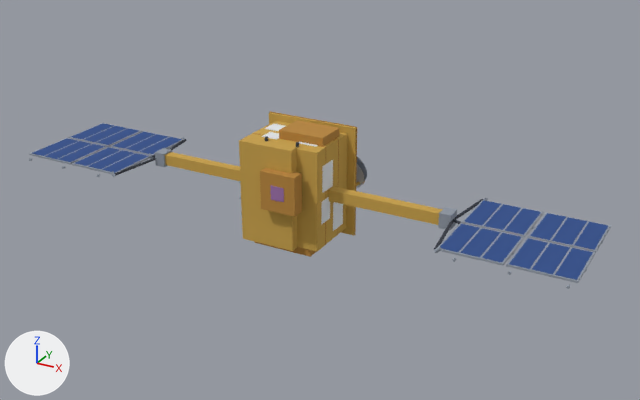
Renders of the glTF model site/models/gcom-w.glb from each side of a commit.
One viewpoint serves both versions: a 50 mm lens placed at (12.16, -20.65, 10.0), pointed at (0.51, 0.52, -0.59). Lighting does not change. The marker at lower left points along +X, +Y and +Z. The picture after the commit comes second. Where no turn or scale is listed for an object, it has been applied to the vertices. Vertices at exactly the same position are counted once.

The older version as bpy lines, for what is in view:
```python
me_body = bpy.data.meshes.new('body')
me_body.from_pydata(...)  # 5978 vertices, 7816 faces; spans x -8.7..8.7, y -2.6..2.6, z -1.6..1.6
# faces by material slot: [808, 4648, 832, 1344, 24, 160]
me_body.materials.append(mat_own__e3e7ed)  # white #e3e7ed
me_body.materials.append(mat_own__8f97a3)  # grey #8f97a3
me_body.materials.append(mat_own__3a3f4a)  # greyish blue #3a3f4a
me_body.materials.append(mat_own__d5dae2)  # light grey #d5dae2
me_body.materials.append(mat_own__5b6370)  # greyish blue #5b6370
me_body.materials.append(mat_own__22252b)  # black #22252b
me_foil = bpy.data.meshes.new('foil')
me_foil.from_pydata(...)  # 1140 vertices, 1860 faces; spans x -1.0..1.0, y -0.49..0.49, z -0.38..0.38
# faces by material slot: [1056, 788, 16]
me_foil.materials.append(mat_own__c9a24a)  # orange #c9a24a
me_foil.materials.append(mat_own__b8863b)  # orange #b8863b
me_foil.materials.append(mat_own__b9bec6)  # light grey #b9bec6
me_solar_panel = bpy.data.meshes.new('solar-panel')
me_solar_panel.from_pydata(...)  # 114 vertices, 72 faces; spans x -8.6..8.6, y -1.7..1.7, z -0.2..0.2
# faces by material slot: [24, 48]
me_solar_panel.materials.append(mat_own__9b6fa8)  # purple #9b6fa8
me_solar_panel.materials.append(mat_own__2e4e8c)  # blue #2e4e8c
ob_body = bpy.data.objects.new('body', me_body)
ob_body.location = (0.0, 0.51, 0.0)
ob_foil = bpy.data.objects.new('foil', me_foil)
ob_foil.location = (0.0, 0.82, 0.0)
ob_foil.scale = (4.6, 4.6, 4.6)
ob_solar_panel = bpy.data.objects.new('solar-panel', me_solar_panel)
ob_solar_panel.location = (0.0, -0.2, 0.27)
```
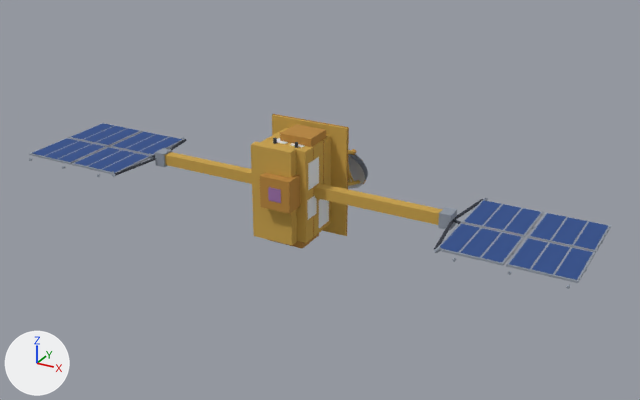
Where the newer file only moved an object's origin or applied its transform, the numbers keep the older frame.

What differs and where, as boxes [x1, y1, x2, y2] in the pictures (640 x 400 px; the box of a moved part takes in the faces that stretch with it):
'foil', reshaped, moved, rescaled (7% shorter): before [165, 112, 443, 257]; after [165, 114, 443, 249]
'solar-panel', reshaped: before [32, 123, 608, 280]; after [33, 123, 608, 280]
'body', reshaped, moved: [29, 123, 611, 289] in both
part 1 of me_foil, rebuilt (14% shorter): before [260, 168, 302, 217]; after [260, 172, 300, 214]
part 2 of me_foil, rebuilt (12% wider, 7% taller): before [328, 186, 443, 225]; after [314, 183, 443, 225]
part 3 of me_foil, rebuilt (mostly hidden): before [255, 242, 316, 257]; after [267, 233, 319, 249]
part 4 of me_foil, rebuilt (20% narrower, 9% shorter): before [239, 138, 297, 251]; after [251, 142, 297, 245]
part 5 of me_foil, rebuilt (31% narrower, 12% shorter): before [245, 121, 347, 252]; after [261, 128, 331, 243]
part 6 of me_foil, rebuilt (23% narrower, 11% shorter): before [279, 120, 339, 146]; after [280, 124, 326, 147]
part 7 of me_foil, rebuilt (38% narrower, 12% shorter): before [253, 133, 326, 245]; after [269, 138, 314, 237]
part 8 of me_foil, added (orange): after [272, 115, 348, 236]
part 9 of me_foil, added: after [273, 114, 349, 236]
part 10 of me_foil, added: after [280, 132, 324, 230]
part 11 of me_foil, deleted: before [269, 112, 357, 231]
part 12 of me_foil, moved or reshaped (mostly hidden afterwards): before [269, 112, 365, 236]; after [348, 149, 366, 186]
part 13 of me_solar_panel, moved or reshaped: before [270, 186, 284, 202]; after [268, 187, 281, 203]
part 14 of me_body, moved or reshaped (not visible afterwards): before [265, 124, 285, 131]
part 15 of me_body, moved or reshaped: before [333, 202, 343, 231]; after [319, 199, 329, 228]
part 16 of me_body, moved or reshaped: before [322, 160, 333, 193]; after [308, 157, 319, 190]
part 17 of me_body, moved or reshaped: before [321, 197, 330, 225]; after [307, 196, 317, 219]
part 18 of me_body, moved or reshaped: before [29, 123, 611, 289]; after [29, 123, 609, 289]

What changed in the scene script:
```text
Change me_foil:
    used by ob_foil; location = (0.0, 0.82, 0.0); scale = (4.6, 4.6, 4.6)
    remove me_foil.from_pydata(...)  # 1140 vertices, 1860 faces; spans x -1.0..1.0, y -0.49..0.49, z -0.38..0.38
    add me_foil.from_pydata(...)  # 1316 vertices, 2172 faces; spans x -1.0..1.0, y -0.48..0.48, z -0.37..0.37
    me_foil part 1: the loose piece of 146 vertices spanning x -0.07..0.17, y -0.49..-0.41, z -0.06..0.19 is rebuilt with 80 vertices and now spans x -0.08..0.12, y -0.48..-0.35, z -0.06..0.15
    me_foil part 2: the loose piece of 88 vertices spanning x 0.26..1.0, y -0.23..-0.17, z -0.04..0.04 is rebuilt with 162 vertices and now spans x 0.16..1.0, y -0.25..-0.18, z -0.04..0.04
    me_foil part 3: the loose piece of 76 vertices spanning x -0.21..0.21, y -0.36..-0.1, z -0.38..-0.32 is rebuilt with 118 vertices and now spans x -0.13..0.13, y -0.34..-0.13, z -0.35..-0.3
    me_foil part 4: the loose piece of 62 vertices spanning x -0.25..0.12, y -0.43..-0.37, z -0.33..0.33 is rebuilt with 38 vertices and now spans x -0.18..0.1, y -0.42..-0.36, z -0.31..0.31
    me_foil part 5: the loose piece of 60 vertices spanning x -0.26..0.26, y -0.37..0.02, z -0.33..0.33 is rebuilt with 32 vertices and now spans x -0.16..0.16, y -0.35..-0.03, z -0.3..0.3
    me_foil part 6: the loose piece of 44 vertices spanning x -0.07..0.24, y -0.27..-0.05, z 0.32..0.38 is rebuilt with 44 vertices and now spans x -0.06..0.15, y -0.27..-0.08, z 0.3..0.35
    me_foil part 7: the loose piece of 30 vertices spanning x -0.26..0.26, y -0.27..-0.26, z -0.33..0.33 is rebuilt with 24 vertices and now spans x -0.16..0.16, y -0.26, z -0.3..0.3
    me_foil part 8: a new loose piece of 60 vertices spanning x -0.27..0.27, y -0.03..-0.02, z -0.37..0.37, in mat_own__c9a24a (orange #c9a24a)
    me_foil part 9: a new loose piece of 38 vertices spanning x -0.27..0.27, y -0.02..-0.01, z -0.37..0.37, in mat_own__b8863b (orange #b8863b)
    me_foil part 10: a new loose piece of 24 vertices spanning x -0.16..0.16, y -0.13, z -0.3..0.3, in mat_own__b8863b (orange #b8863b)
    me_foil part 11: the loose piece of 44 vertices spanning x -0.32..0.32, y 0.03..0.04, z -0.37..0.37 is deleted
    me_foil part 12: 18 vertices moved within x -0.19..0.19, y 0.3..0.47, z -0.18..0.09; 434 vertices removed from x -0.32..0.32, y -0.1..0.49, z -0.37..0.37; 336 vertices added at x -0.19..0.19, y 0.16..0.48, z -0.22..0.13
    other edits to the shape of me_foil do not show in these pictures
Change me_solar_panel:
    remove me_solar_panel.from_pydata(...)  # 114 vertices, 72 faces; spans x -8.6..8.6, y -1.7..1.7, z -0.2..0.2
    add me_solar_panel.from_pydata(...)  # 114 vertices, 72 faces; spans x -8.6..8.6, y -1.7..1.7, z -0.3..0.1
    me_solar_panel part 13: the whole mesh is multiplied about its middle by the matrix ((1.0, 0.006, -0.354), (0.0, 0.996, 0.235), (0.0, 0.004, 0.746)), then moved by (-0.1, 0.1, -0.1)
Change me_body:
    remove me_body.from_pydata(...)  # 5978 vertices, 7816 faces; spans x -8.7..8.7, y -2.6..2.6, z -1.6..1.6
    add me_body.from_pydata(...)  # 5926 vertices, 7712 faces; spans x -8.7..8.7, y -2.6..2.6, z -1.5..1.5
    me_body part 14: the loose piece of 26 vertices spanning x -1.1..-0.3, y -0.4..0.1, z 1.5 is scaled about its middle by (0.688, 0.901, 0.937), then moved by (0.4, -0.1, -0.1)
    me_body part 15: the loose piece of 50 vertices spanning x 1.2, y -0.5..0.1, z -1.3..-0.3 is moved by (-0.4, -0.1, 0.0)
    me_body part 16: the loose piece of 50 vertices spanning x 1.2, y -1.1..-0.5, z 0.2..1.0 is moved by (-0.4, 0.0, 0.0)
    me_body part 17: the loose piece of 26 vertices spanning x 1.2, y -1.2..-0.7, z -0.8..0.0 is moved by (-0.4, 0.0, 0.0)
    me_body part 18: 585 vertices moved from x -8.7..8.7, y -2.6..2.5, z -1.2..1.3 to x -8.7..8.7, y -2.6..2.5, z -1.2..1.5; 1267 vertices removed from x -8.7..8.7, y -2.4..2.5, z -1.5..1.5; 1221 vertices added at x -8.7..8.7, y -2.5..2.6, z -1.5..1.5
    other edits to the shape of me_body do not show in these pictures
Change ob_foil:
    ob_foil.location: (0.0, 0.82, 0.0) -> (0.0, 0.9, 0.0)
    ob_foil.scale: (4.6, 4.6, 4.6) -> (4.65, 4.65, 4.65)
Change ob_body:
    ob_body.location: (0.0, 0.51, 0.0) -> (0.0, 0.53, 0.0)
```
